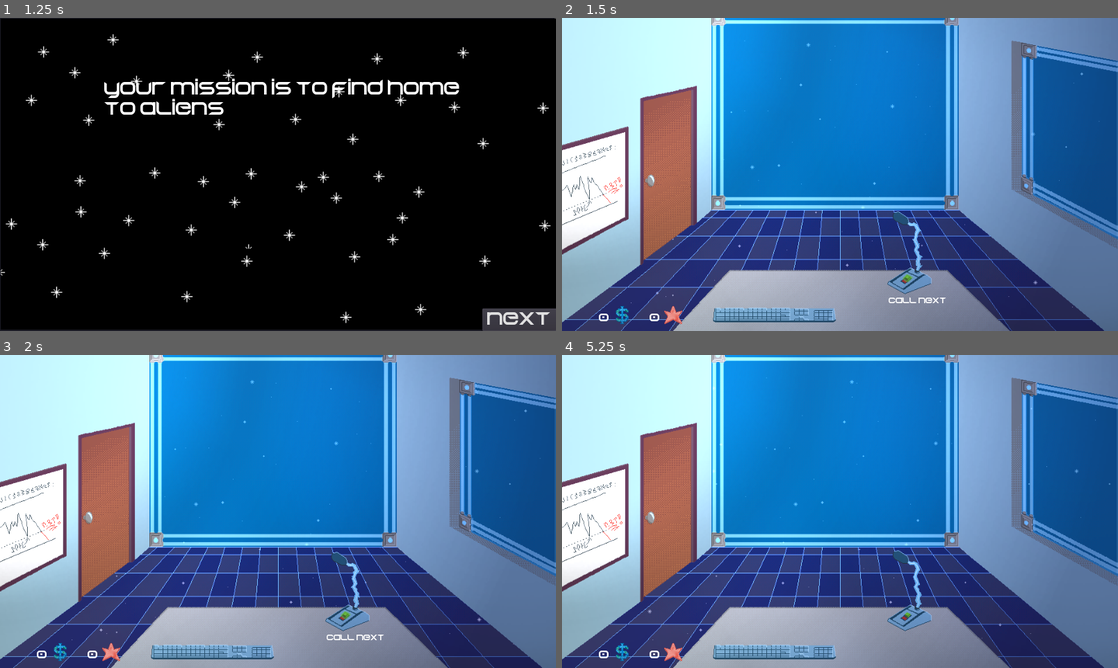
Above: before the commit, frames 1-4 (two rows, left to right).
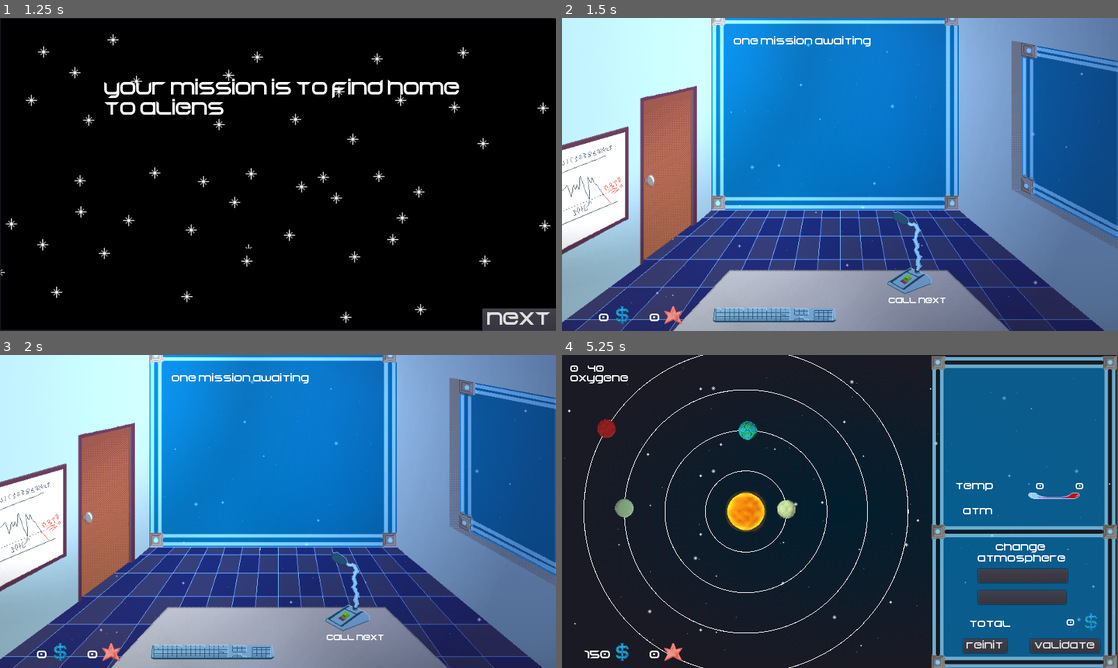
Above: after the commit, the same moments.

Repository: RyanHerb/-jubilant-octo-robot
Game: Godot game, scene res://Main.tscn
The game is run twice, just before and just after one commit, with the same random seed, the same clock (stepped at 60 frames per second) and the same inputs.
Inputs (mouse positions are in pixels of both pictures, inside the frame that each line leads up to):
- Up to frame 1 (1.25 s): click "start" at 0.5 s
- Up to frame 2 (1.5 s): click "next" at 1.25 s
- Up to frame 3 (2 s): no input
- Up to frame 4 (5.25 s): drag from (912, 602) to (895, 442) at 2.02 s; click (767, 577) at 2.75 s, where only the run after the commit has a clickable "accept"; click (595, 417) at 3.5 s, where only the run after the commit has a clickable "show"; click (595, 417) at 4.25 s, where only the run after the commit has a clickable "hide"; click (823, 589) at 5 s, where only the run after the commit has a clickable "System"

Frame 1 is identical in both runs. In frame 2, 0.3% of the frame differs, in the area x 30-56%, y 5-10%; in frame 3, 0.3%; in frame 4, 93%, in the area x 0-100%, y 0-100%.
Error before the commit: Parse Error: The method "hide_all" isn't declared in the current class. (res://Mission.gd:118)

Commit message:
more show/hide refactoring

Diff:
--- a/HUDSystem.gd
+++ b/HUDSystem.gd
@@ -13,7 +13,7 @@
 	show_tips()
 
 func entrer_system():
-	show_all()
+	show()
 
 func update_temp(min_tmp, max_tmp):
 	$TempMin.text = str(min_tmp)
@@ -51,7 +51,8 @@
 	$Atmosphere.hide()
 	$Lazer.show()
 
-func show_all():
+func show():
+	.show()
 	$Tips.hide()
 	$ReinitPlanet.show()
 	$ChangeGaz1.show()
--- a/Main.gd
+++ b/Main.gd
@@ -5,6 +5,7 @@
 # Called when the node enters the scene tree for the first time.
 func _ready():
 	$IntroEnd.new_game()
+	$System.hide()
 
 func start_scenario():
 	$Office.show()
--- a/Mission.gd
+++ b/Mission.gd
@@ -115,5 +115,5 @@
 
 
 func _on_CloseThanks_pressed():
-	hide_all()
+	hide()
 	emit_signal("thanks_ended")
--- a/System.gd
+++ b/System.gd
@@ -47,7 +47,6 @@
 		p.connect("clicked", self, "show_param_planet")
 		p.position.x = clamp(p.position.x, 0, viewport_size.x)
 		p.position.y = clamp(p.position.y, 0, viewport_size.y)
-	hide()
 
 func _draw():
 	var radius
